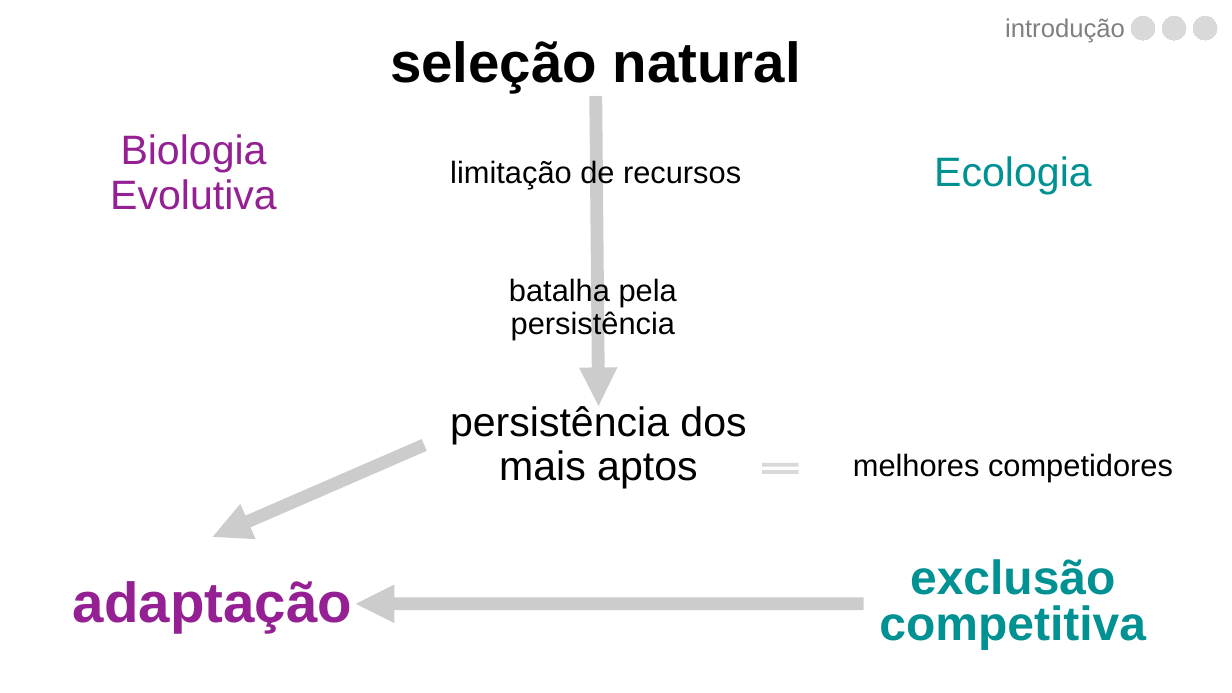
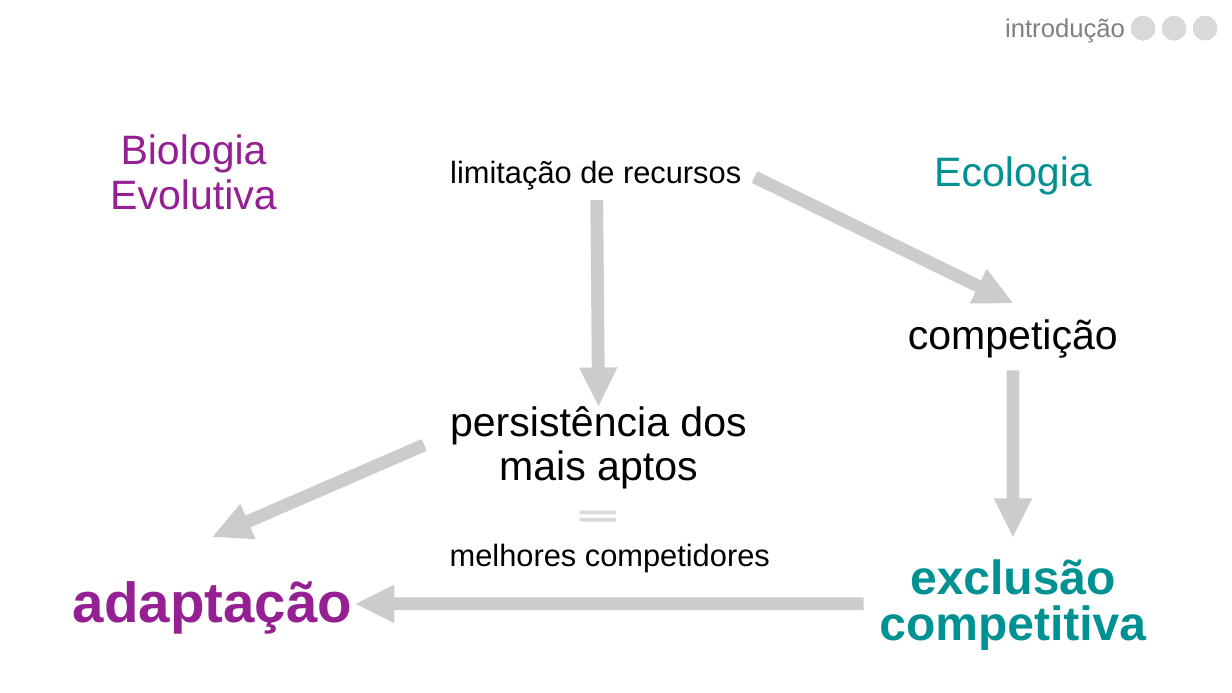
Before and after one commit to luisanovara/dissertacao, a slide deck: slide 25 of DEFESA.pptx (slide 23 before the commit). Drawn at 1232x693 pixels with LibreOffice and Linux fonts; fonts in the diff are those of the drawing. Boxes give left, top, right and bottom in pixels: in the first picture for what was removed or moved away, otherwise in the second. Text is boxed around its words. In the diff, an @@ line names an element or a change of style, - is before the commit and + after.

```diff
--- a/DEFESA.pptx
+++ b/DEFESA.pptx
@@ title removed at box(390, 41, 801, 93) @@
-seleção natural
@@ arrow added from (755, 177) to (1013, 303), #000000 10 pt @@
@@ arrow moved from (596, 96) - (599, 406) to (597, 201) - (599, 406) @@
@@ text removed at box(509, 276, 677, 339) @@
-batalha pela persistência
@@ text added at box(908, 319, 1118, 357), 32 pt, text #000000 @@
+competição
@@ arrow added from (1013, 371) to (1013, 537), #000000 10 pt @@
@@ text "melhores competidores": place and size @@
-text "melhores competidores" at box(853, 453, 1173, 482)
+text "melhores competidores" at box(450, 543, 770, 572)
@@ line moved from (762, 472) - (799, 472) to (579, 513) - (616, 513) @@
@@ line moved from (762, 465) - (799, 465) to (579, 519) - (616, 519) @@
```
Also in this commit, not shown: 3 other slides changed, 2 slides added.
